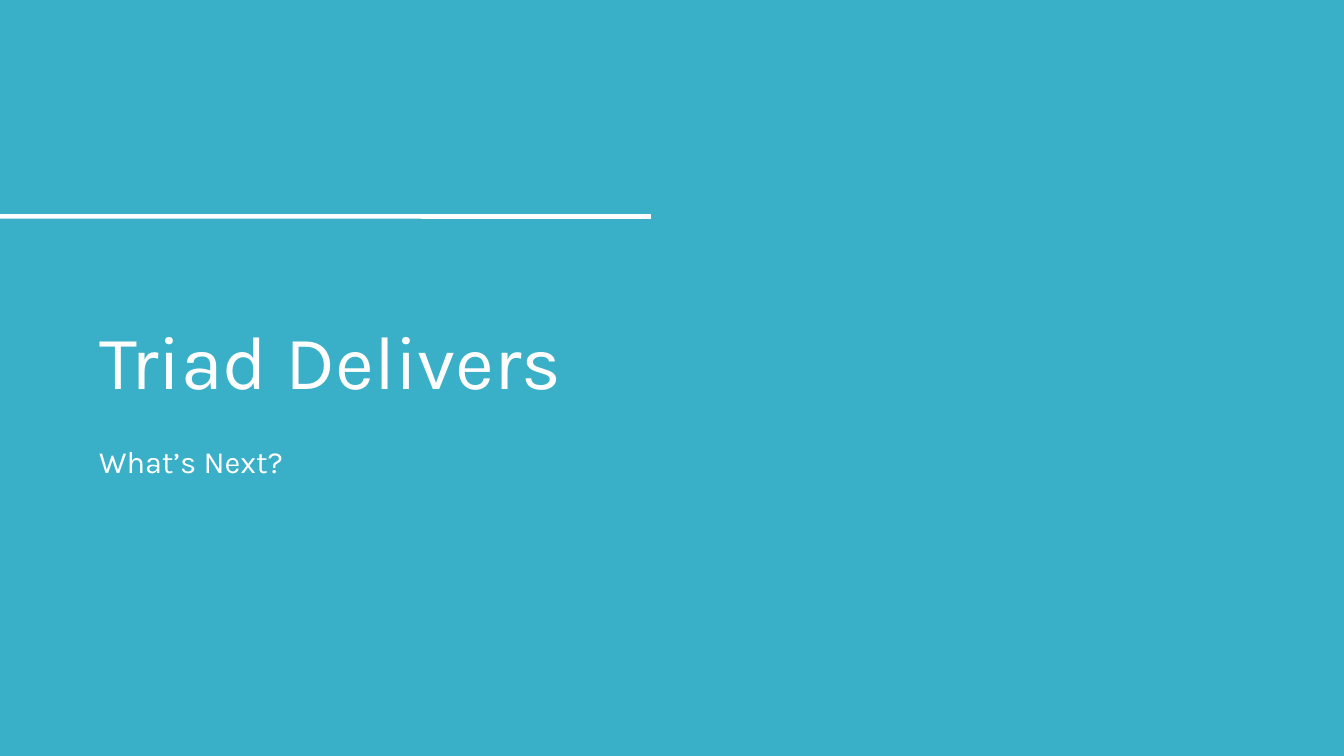
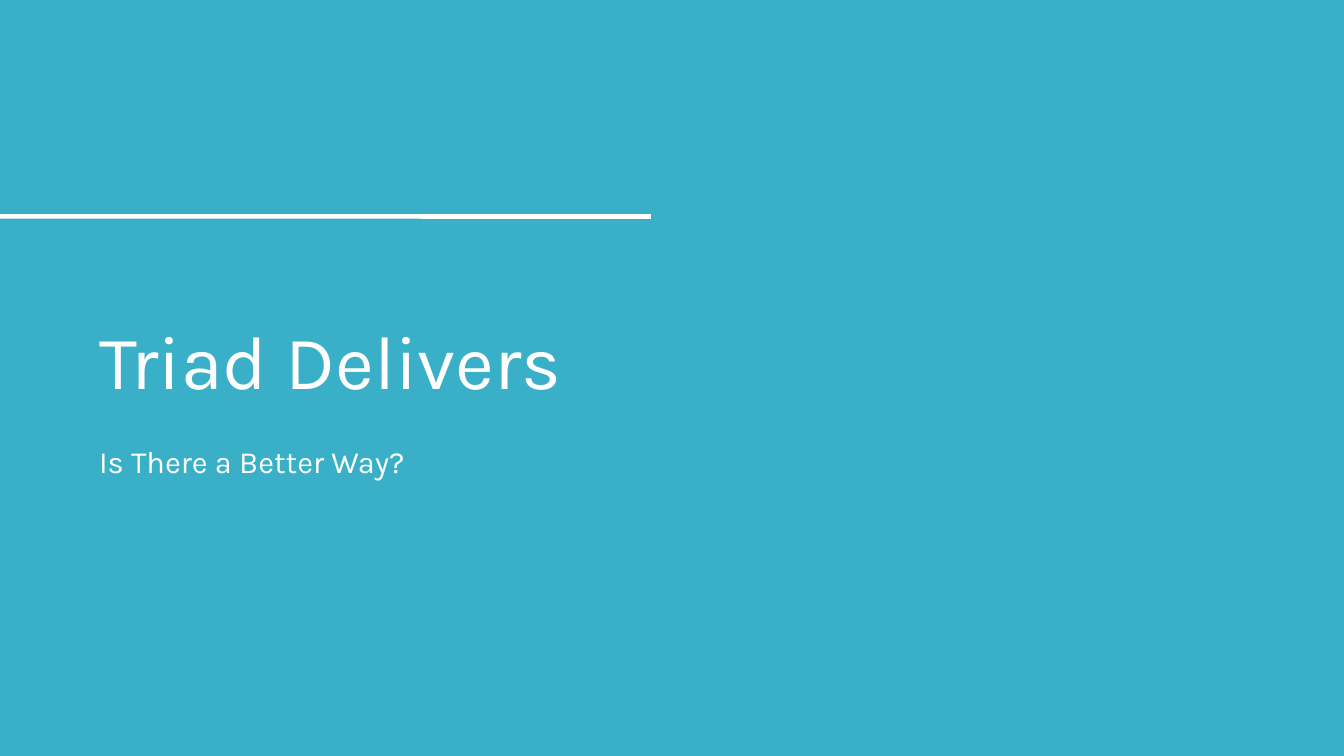
Before and after one commit to danielwagstaff/training, a slide deck: slide 59 of event-sourcing/Event Sourcing in a Microservices Environment.pptx (slide 48 before the commit). Drawn at 1344x756 pixels with LibreOffice and Linux fonts; fonts in the diff are those of the drawing; background and template pictures are left out. Boxes give left, top, right and bottom in pixels: in the first picture for what was removed or moved away, otherwise in the second. Text is boxed around its words. In the diff, an @@ line names an element or a change of style, - is before the commit and + after.

```diff
--- a/event-sourcing/Event Sourcing in a Microservices Environment.pptx
+++ b/event-sourcing/Event Sourcing in a Microservices Environment.pptx
@@ text at <box>99,452,404,480</box>: text changed @@
-What’s Next?
+Is There a Better Way?
```
Also in this commit, not shown: 35 other slides changed, 13 slides added, 2 slides removed.
